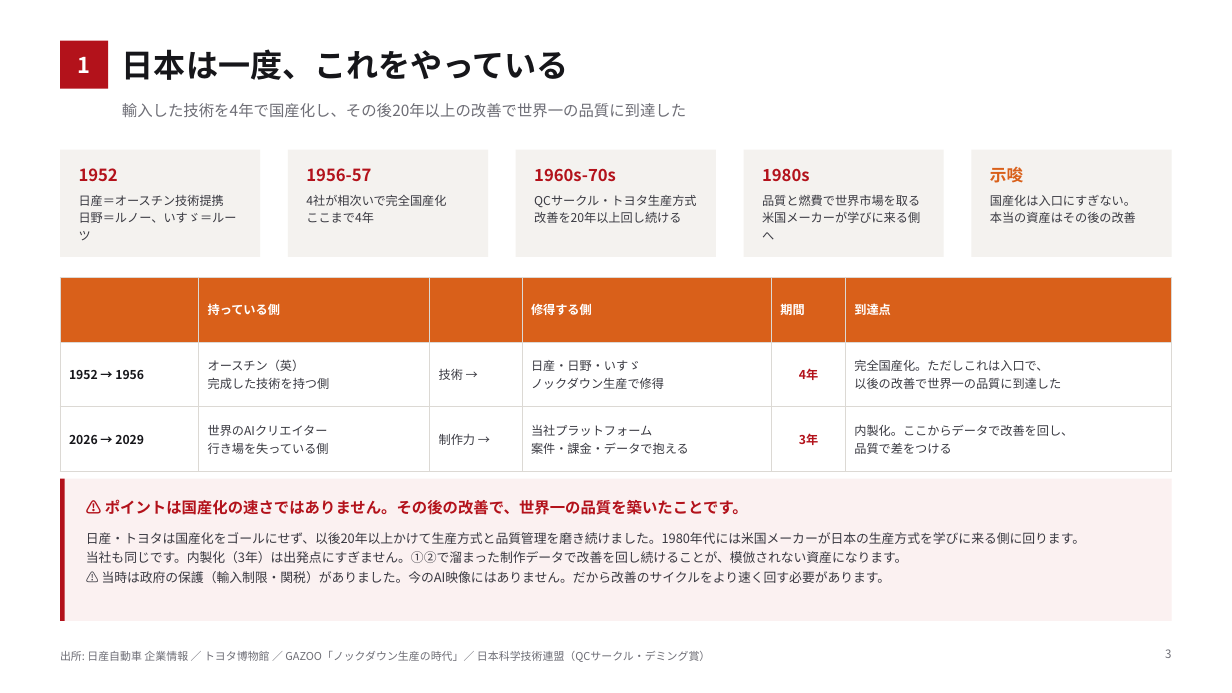
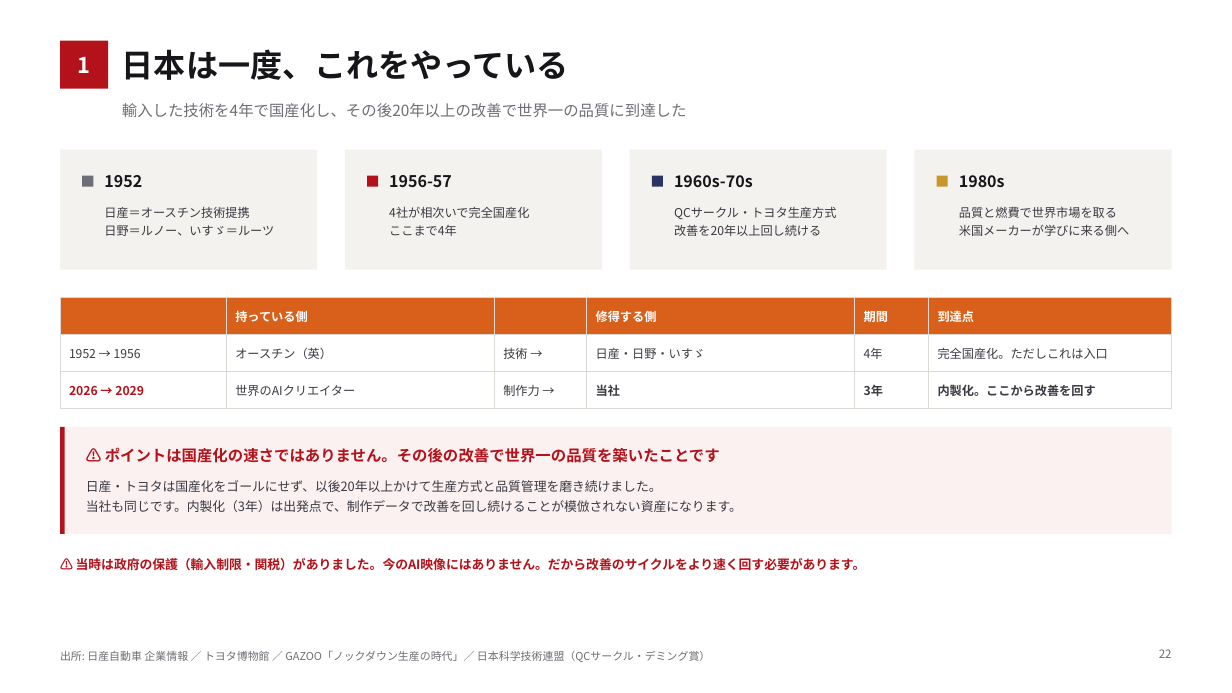
Before and after one commit to bpn333333/test, a slide deck: slide 24 of 投資家向け企画書.pptx (slide 4 before the commit). Drawn at 1232x693 pixels with LibreOffice and Linux fonts; fonts in the diff are those of the drawing. Boxes give left, top, right and bottom in pixels: in the first picture for what was removed or moved away, otherwise in the second. Text is boxed around its words. In the diff, an @@ line names an element or a change of style, - is before the commit and + after.

```diff
--- a/投資家向け企画書.pptx
+++ b/投資家向け企画書.pptx
@@ rectangle: place and size @@
-rectangle at [60, 150, 261, 257]
+rectangle at [60, 150, 317, 270]
@@ rectangle added at [82, 176, 93, 187], fill #6E6E76 @@
@@ text "1952": place and size @@
-text "1952" at [79, 168, 118, 182]
+text "1952" at [104, 175, 142, 187]
@@ rectangle: place and size @@
-rectangle at [288, 150, 489, 257]
+rectangle at [345, 150, 602, 270]
@@ rectangle added at [367, 176, 378, 187], fill #B3121B @@
@@ text "1956-57": place and size @@
-text "1956-57" at [306, 168, 371, 182]
+text "1956-57" at [389, 175, 452, 187]
@@ rectangle removed at [516, 150, 716, 257] @@
@@ rectangle: place and size @@
-rectangle at [744, 150, 945, 257]
+rectangle at [630, 150, 887, 270]
@@ rectangle added at [652, 176, 663, 187], fill #2A3563 @@
@@ text "1960s-70s": place and size @@
-text "1960s-70s" at [534, 168, 616, 182]
+text "1960s-70s" at [674, 175, 753, 187]
@@ rectangle: place and size @@
-rectangle at [971, 150, 1172, 257]
+rectangle at [915, 150, 1172, 270]
@@ rectangle added at [937, 176, 948, 187], fill #C9962C @@
@@ size 13 to 12.5 pt, text colour #B3121B to #16161A in 4 elements at [104, 175, 142, 187], [389, 175, 452, 187], [674, 175, 753, 187], [959, 175, 1005, 188] @@
@@ text "1980s": place and size @@
-text "1980s" at [762, 168, 810, 182]
+text "1980s" at [959, 175, 1005, 188]
@@ text removed at [990, 167, 1023, 183] @@
-示唆
@@ text "日産＝オースチン技術提携": place and size @@
-text "日産＝オースチン技術提携" at [79, 195, 237, 240]
+text "日産＝オースチン技術提携" at [104, 207, 274, 236]
@@ text "4社が相次いで完全国産化": place and size @@
-text "4社が相次いで完全国産化" at [306, 194, 446, 223]
+text "4社が相次いで完全国産化" at [389, 206, 529, 236]
@@ text "QCサークル・トヨタ生産方式": place and size @@
-text "QCサークル・トヨタ生産方式" at [534, 195, 696, 223]
+text "QCサークル・トヨタ生産方式" at [674, 207, 836, 236]
@@ line spacing 1.2 to 1.26 in 4 elements at [104, 207, 274, 236], [389, 206, 529, 236], [674, 207, 836, 236], [959, 207, 1129, 236] @@
@@ text "品質と燃費で世界市場を取る": place and size @@
-text "品質と燃費で世界市場を取る" at [762, 195, 920, 240]
+text "品質と燃費で世界市場を取る" at [959, 207, 1129, 236]
@@ text removed at [990, 195, 1136, 223] @@
-国産化は入口にすぎない。
-本当の資産はその後の改善
@@ table at [60, 298, 1172, 400] @@
-row 2: 1952 → 1956 | オースチン（英） / 完成した技術を持つ側 | 技術 → | 日産・日野・いすゞ / ノックダウン生産で修得 | 4年 | 完全国産化。ただしこれは入口で、 / 以後の改善で世界一の品質に到達した
+row 2: 1952 → 1956 | オースチン（英） | 技術 → | 日産・日野・いすゞ | 4年 | 完全国産化。ただしこれは入口
-row 3: 2026 → 2029 | 世界のAIクリエイター / 行き場を失っている側 | 制作力 → | 当社プラットフォーム / 案件・課金・データで抱える | 3年 | 内製化。ここからデータで改善を回し、 / 品質で差をつける
+row 3: 2026 → 2029 | 世界のAIクリエイター | 制作力 → | 当社 | 3年 | 内製化。ここから改善を回す
@@ text colour #16161A to #3A3A42 in "1952 → 1956" @@
@@ bold off in "1952 → 1956", "4年" @@
@@ text colour #B3121B to #3A3A42 in "4年", "3年" @@
@@ text colour #16161A to #B3121B in "2026 → 2029" @@
@@ alignment centre to left @@
@@ table: place and size @@
-table at [60, 277, 1172, 458]
+table at [60, 298, 1172, 400]
@@ rectangle: place and size @@
-rectangle at [60, 479, 1172, 621]
+rectangle at [60, 427, 1172, 534]
@@ rectangle: place and size @@
-rectangle at [60, 479, 65, 621]
+rectangle at [60, 427, 65, 534]
@@ text at [105, 447, 720, 463]: text changed @@
-⚠ ポイントは国産化の速さではありません。その後の改善で、世界一の品質を築いたことです。
+⚠ ポイントは国産化の速さではありません。その後の改善で世界一の品質を築いたことです
@@ text added at [86, 480, 742, 512], 10 pt, text #3A3A42 @@
+日産・トヨタは国産化をゴールにせず、以後20年以上かけて生産方式と品質管理を磨き続けました。
+当社も同じです。内製化（3年）は出発点で、制作データで改善を回し続けることが模倣されない資産になります。
@@ text at [86, 532, 1085, 563]: paragraphs removed @@
-日産・トヨタは国産化をゴールにせず、以後20年以上かけて生産方式と品質管理を磨き続けました。1980年代には米国メーカーが日本の生産方式を学びに来る側に回ります。
-当社も同じです。内製化（3年）は出発点にすぎません。①②で溜まった制作データで改善を回し続けることが、模倣されない資産になります。
@@ text "⚠ 当時は政府の保護（輸入制限・関税）がありました。今のAI映像にはありません。だから改善のサイクルをより速く回す必要が ...": place and size @@
-text "⚠ 当時は政府の保護（輸入制限・関税）がありました。今のAI映像にはありません。だから改善のサイクルをより速く回す必要が ..." at [86, 532, 1085, 583]
+text "⚠ 当時は政府の保護（輸入制限・関税）がありました。今のAI映像にはありません。だから改善のサイクルをより速く回す必要が ..." at [76, 558, 866, 570]
@@ text "⚠ 当時は政府の保護（輸入制限・関税）がありました。今のAI映像にはありません。だから改善のサイクルをより速く回す必要が ..." at [76, 558, 866, 570]: text colour #3A3A42 to #B3121B, bold on; line spacing 1.26 to 1; vertical alignment top to middle @@
@@ text at [1159, 649, 1172, 658]: text changed @@
-3
+22
```
Also in this commit, not shown: 13 other slides changed, 10 slides added, 6 slides removed, 11 other files.
